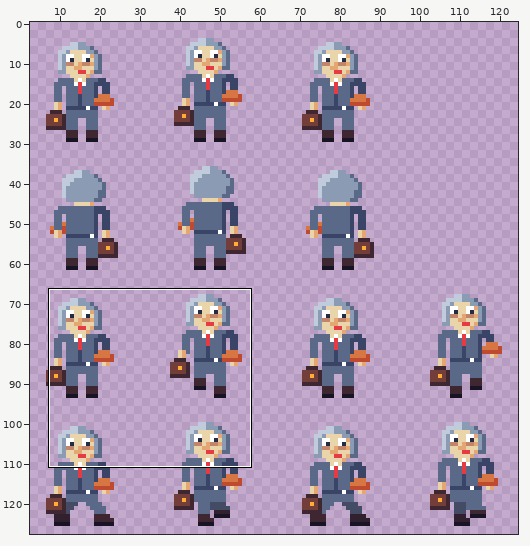
Pixel-art file -- assets/textures/characters/sovittelija_naaras_32.aseprite. Above: a wide view before the commit, with the close-up outlined.
Close-up. The starting point:
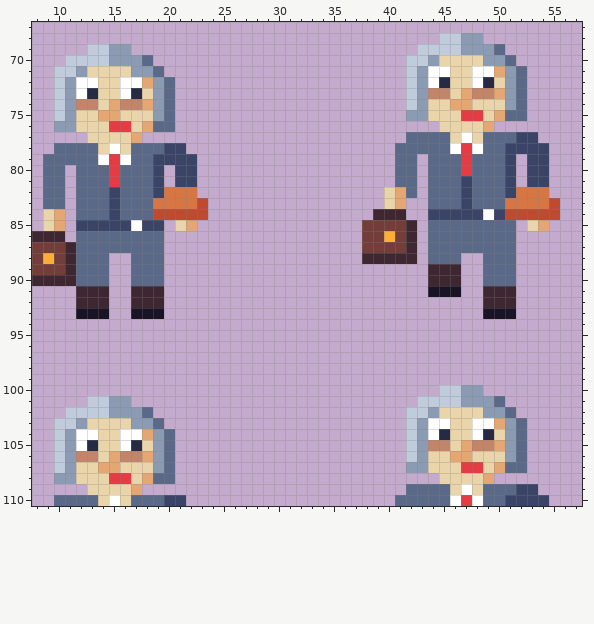
128x128 pixels, 1 frame. Shown: x 8..57, y 67..110. The wide view leaves out empty margins. The commit also changed other parts of the picture, which this record leaves out.
And afterwards:
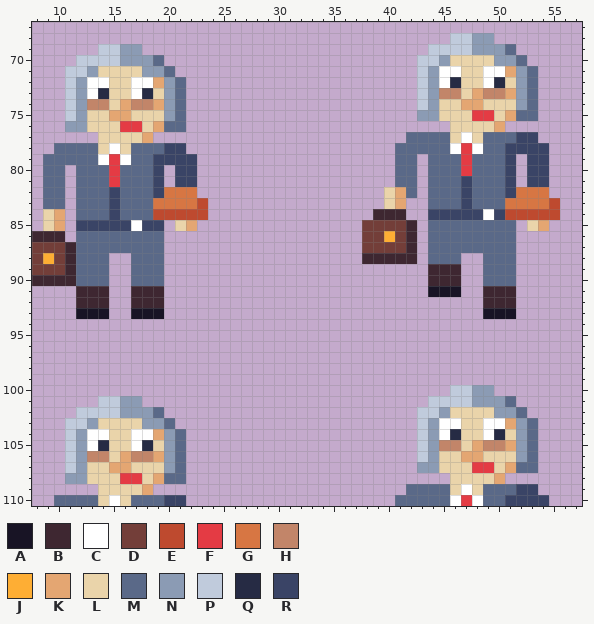
Palette (. is transparent): A #181425  B #3e2731  C #ffffff  D #733e39  E #be4a2f  F #e43b44  G #d77643  H #c28569  J #feae34  K #e4a672  L #ead4aa  M #5a6988  N #8b9bb4  P #c0cbdc  Q #262b44  R #3a4466
From old to new:
Changed rows in their new state; - is an unchanged pixel.
first column x 10:
 68 -----------------------------------.-P-N----
 69 ---.-P-N-------------------------.---P--NM--
 70 -.---P--NM----------------------.-PN---L-NM-
 71 .-PN---L-NM---------------------.PN-C-L-CKNM
 72 .PN-C-L-CKNM--------------------.PNCQ-LCQLNM
 73 .PNCQ-LCQLNM--------------------.PN-HLK-HKNM
 74 .PN-HLK-HKNM--------------------.PN-L-K--LNM
 75 .PN-L-K--LNM--------------------.-N--L-FLK-M
 76 .-N--L-FLK-M-----------------------.---LK---
 77 ---.---LK-----------------------------------
first column x 10:
100 -----------------------------------.-P-N----
101 ---.-P-N-------------------------.---P--NM--
102 -.---P--NM----------------------.-PN---L-NM-
103 .-PN---L-NM---------------------.PN-C-L-CKNM
104 .PN-C-L-CKNM--------------------.PNCQ-LCQLNM
105 .PNCQ-LCQLNM--------------------.PN-HLK-HKNM
106 .PN-HLK-HKNM--------------------.PN-L-K--LNM
107 .PN-L-K--LNM--------------------.-N--L-FLK-M
108 .-N--L-FLK-M-----------------------.---LK---
109 ---.---LK-----------------------------------
Where, in picture pixels (left, top, right, bottom), the same in both close-ups:
changed: (406, 33, 538, 132)
changed: (54, 44, 186, 143)
changed: (406, 385, 538, 484)
changed: (54, 396, 186, 495)
